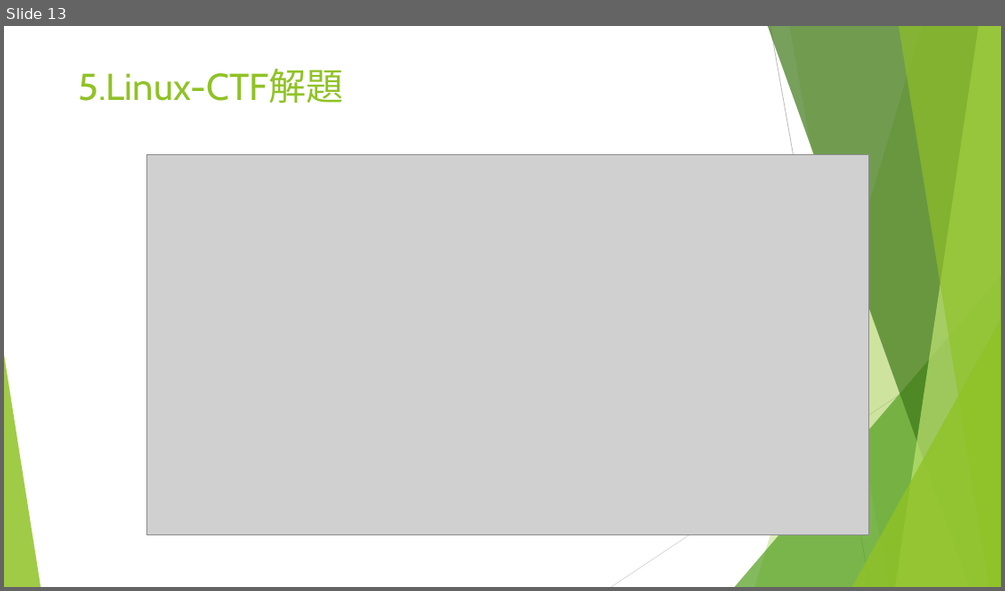
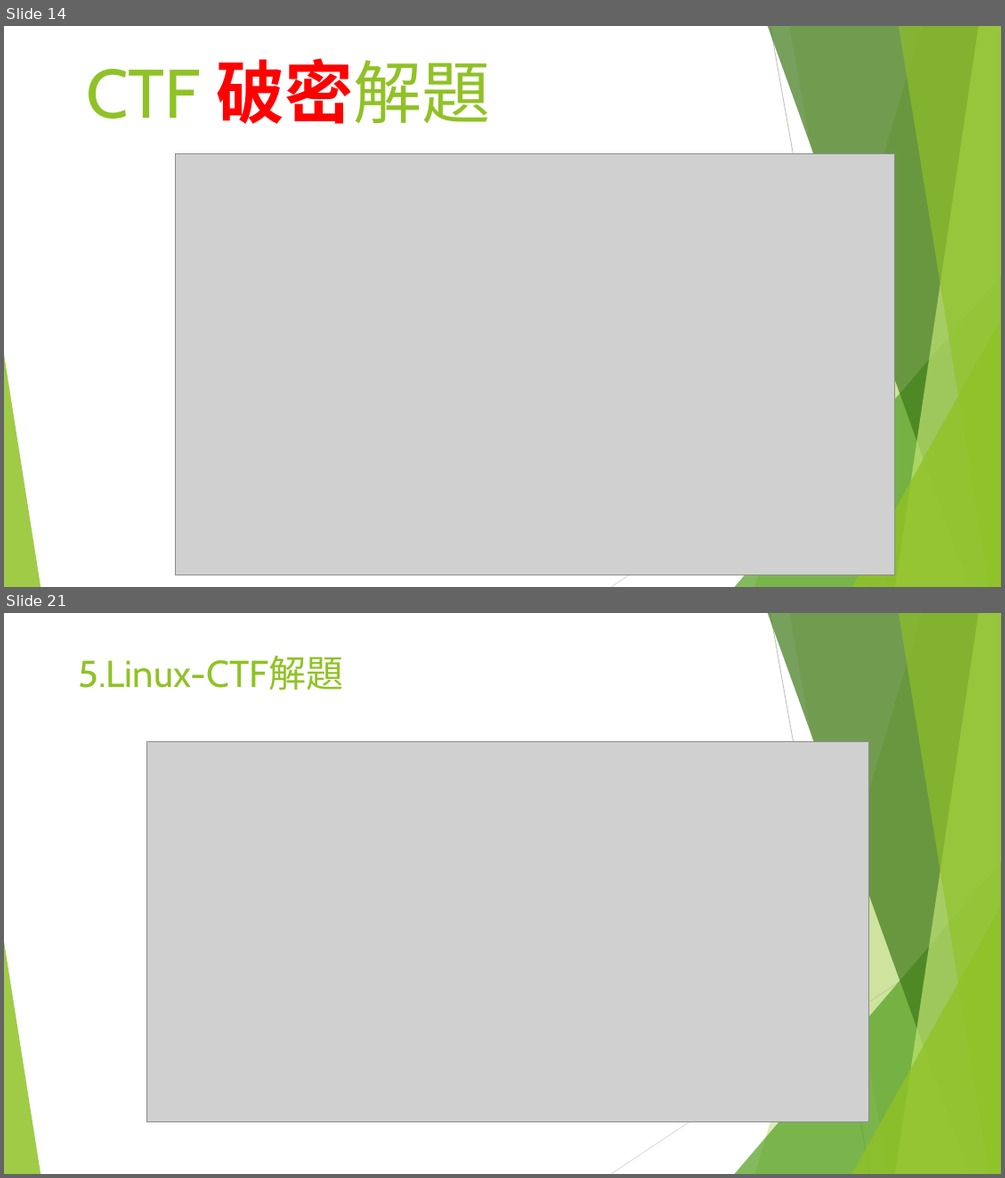
Before and after one commit to a909h333/Security2022, a slide deck: A090H333_資訊安全與素養_期中考報告.pptx. Shown one above the other, each under a label of ours: slide 13 before the commit, slides 14 and 21 after it; the slides between them are not shown. The pictures are 1005x591 and 1005x1178 pixels, drawn with LibreOffice and Linux fonts; fonts in the diff are those of the drawing; grey boxes stand for pictures. Boxes give left, top, right and bottom in pixels: in the first picture for what was removed or moved away, otherwise in the second. Text is boxed around its words. In the diff, an @@ line names an element or a change of style, - is before the commit and + after.

```diff
--- a/A090H333_資訊安全與素養_期中考報告.pptx
+++ b/A090H333_資訊安全與素養_期中考報告.pptx
@@ slide 14 added at <box>4,26,1001,587</box>, background #FFFFFF; not listed: 10 template elements that a slide beside it also shows @@
@@ title added at <box>86,58,490,124</box>, 66 pt, text #90C226 @@
+CTF 破密解題
@@ picture added at <box>175,154,896,575</box> @@
@@ what was slide 13 is now slide 21 @@
```
Also in this commit, not shown: 10 slides changed, 7 other slides added.
